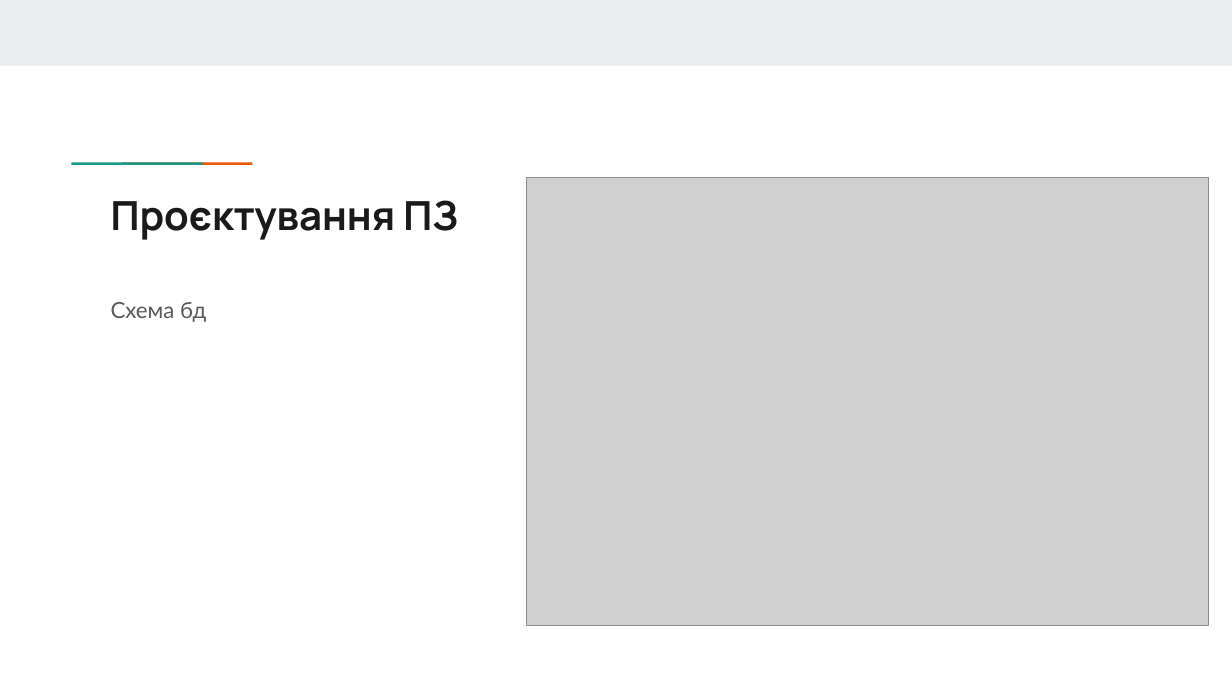
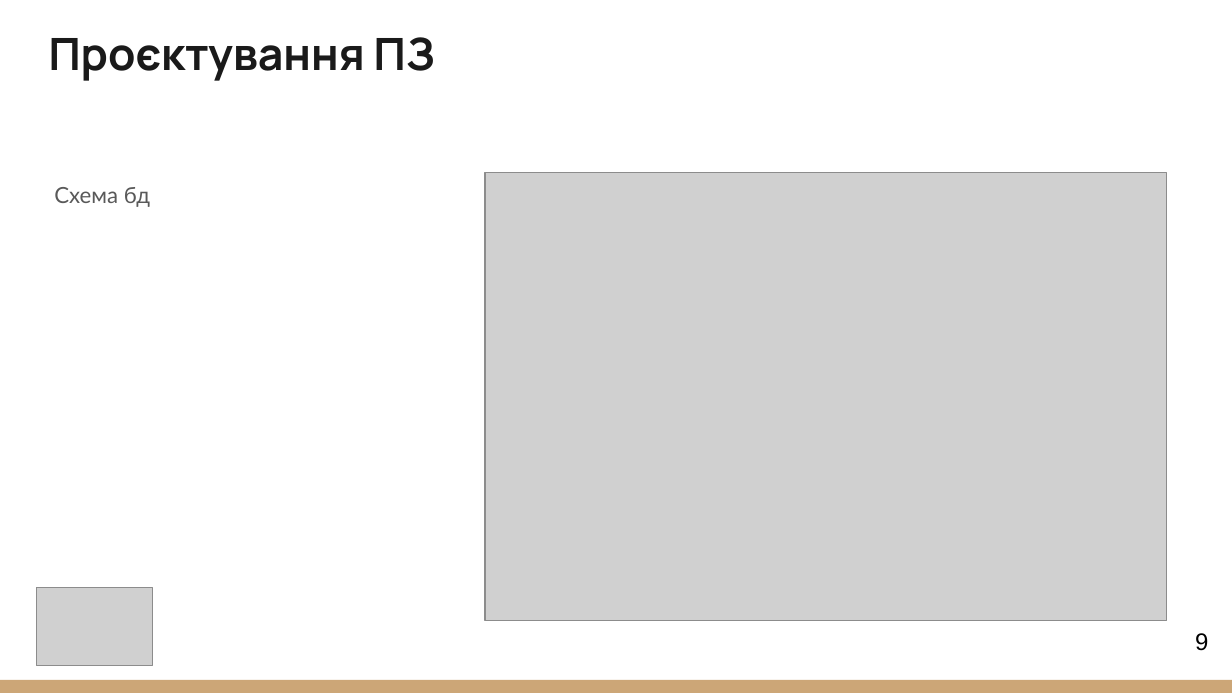
Before and after one commit to NureBalytskyiIhor/CPP, a slide deck: slide 9 of 2025_Б_ККП_ПЗПІ-22-4_Балицький_І_О/2025_Б_ККП_ПЗПІ-22-4_Балицький_І_О.pptx. Drawn at 1232x693 pixels with LibreOffice and Linux fonts; fonts in the diff are those of the drawing; grey boxes stand for pictures. Boxes give left, top, right and bottom in pixels: in the first picture for what was removed or moved away, otherwise in the second. Text is boxed around its words. In the diff, an @@ line names an element or a change of style, - is before the commit and + after.

```diff
--- a/2025_Б_ККП_ПЗПІ-22-4_Балицький_І_О/2025_Б_ККП_ПЗПІ-22-4_Балицький_І_О.pptx
+++ b/2025_Б_ККП_ПЗПІ-22-4_Балицький_І_О/2025_Б_ККП_ПЗПІ-22-4_Балицький_І_О.pptx
@@ rectangle removed at <box>0,0,1232,65</box> @@
@@ title "Проєктування ПЗ": place and size @@
-title "Проєктування ПЗ" at <box>111,200,458,240</box>
+title "Проєктування ПЗ" at <box>49,37,435,81</box>
@@ title "Проєктування ПЗ" at <box>49,37,435,81</box>: size 23.4 to 26 pt; vertical alignment top to bottom @@
@@ text "Схема бд": place and size @@
-text "Схема бд" at <box>111,302,206,322</box>
+text "Схема бд" at <box>54,187,150,207</box>
@@ rectangle removed at <box>112,160,163,166</box> @@
@@ rectangle removed at <box>161,160,212,166</box> @@
@@ picture: place and size @@
-picture at <box>527,177,1209,626</box>
+picture at <box>485,172,1167,621</box>
@@ picture added at <box>36,588,152,667</box> @@
@@ page number added at <box>1195,633,1208,651</box>, 14 pt, text #000000 @@
+9
@@ rectangle added at <box>0,680,1232,693</box>, fill #CCA677 @@
```
Also in this commit, not shown: 21 other slides changed, 2 other files.
